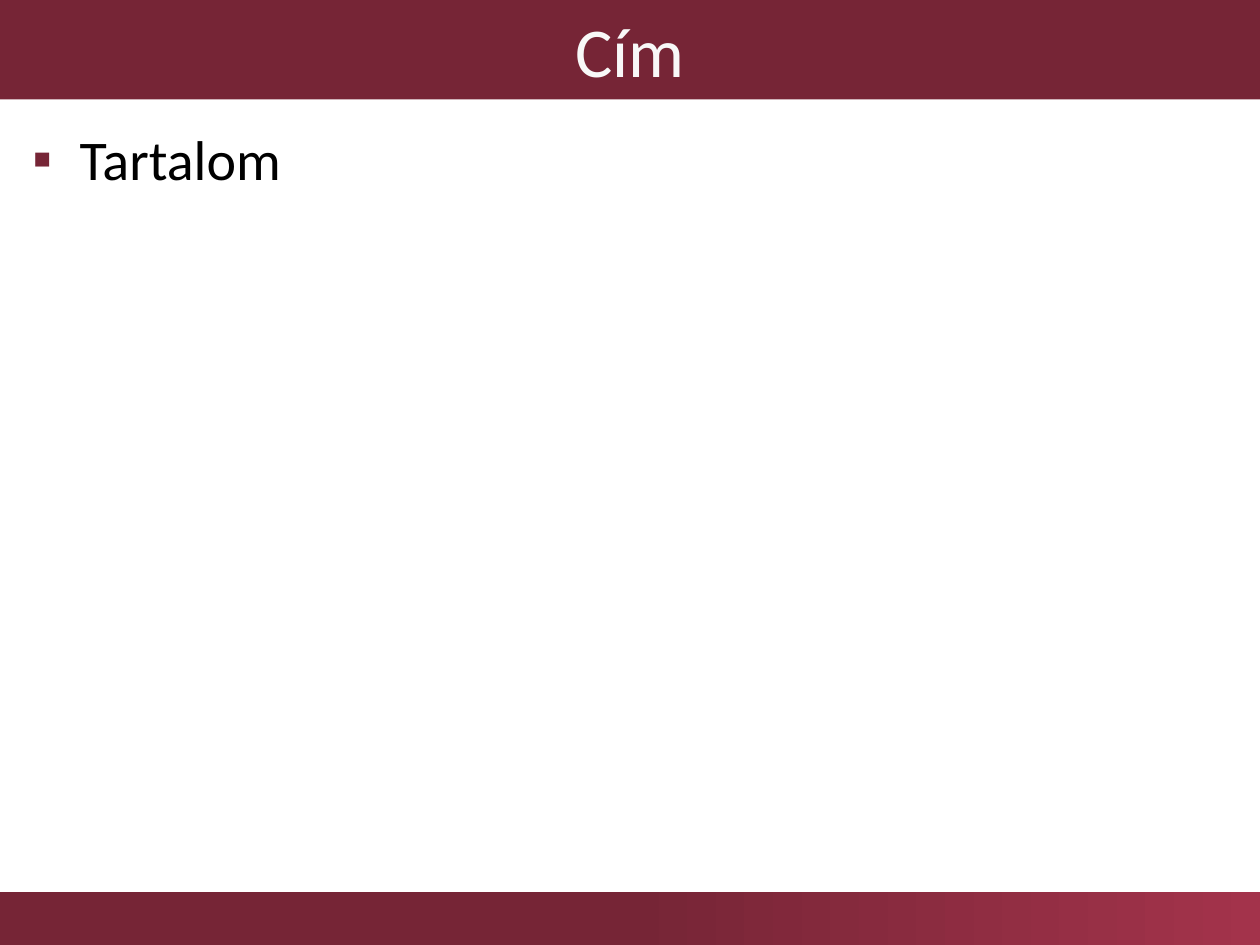
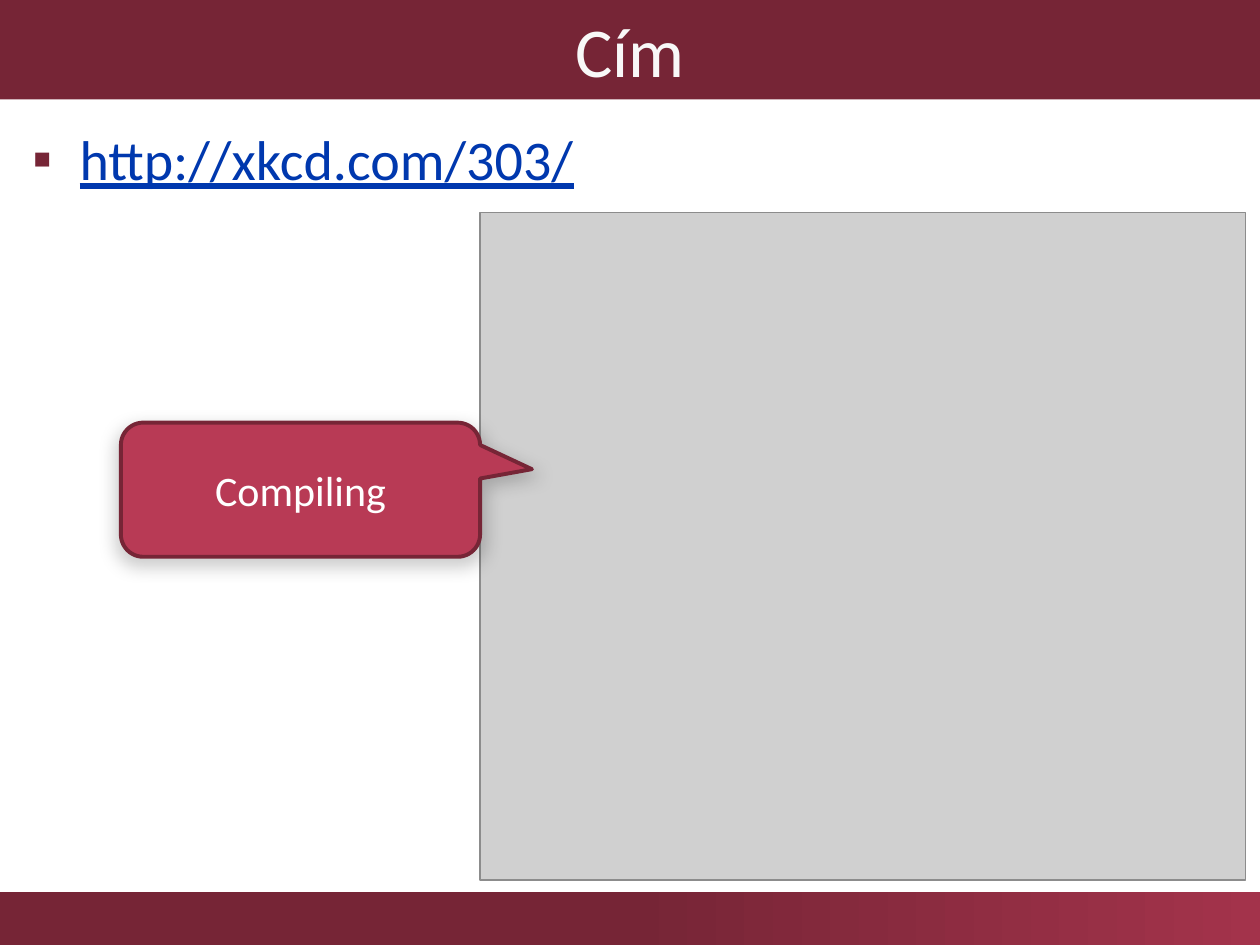
Before and after one commit to ftsrg/templates, a slide deck: slide 2 of templates/ftsrg-presentation.pptx. Drawn at 1260x945 pixels with LibreOffice and Linux fonts; fonts in the diff are those of the drawing; grey boxes stand for pictures; background and template pictures are left out. Boxes give left, top, right and bottom in pixels: in the first picture for what was removed or moved away, otherwise in the second. Text is boxed around its words. In the diff, an @@ line names an element or a change of style, - is before the commit and + after.

```diff
--- a/templates/ftsrg-presentation.pptx
+++ b/templates/ftsrg-presentation.pptx
@@ text at (80,141,573,189): text changed; text colour #000000 to #0038AE @@
-▪ Tartalom
+▪ http://xkcd.com/303/
@@ picture added at (480,213,1246,881) @@
@@ rounded speech box added at (121,422,480,556), fill #B83A55, outline #762536 2.25 pt, 24 pt, text #FFFFFF @@
+Compiling
```
Also in this commit, not shown: 1 other slide changed.
